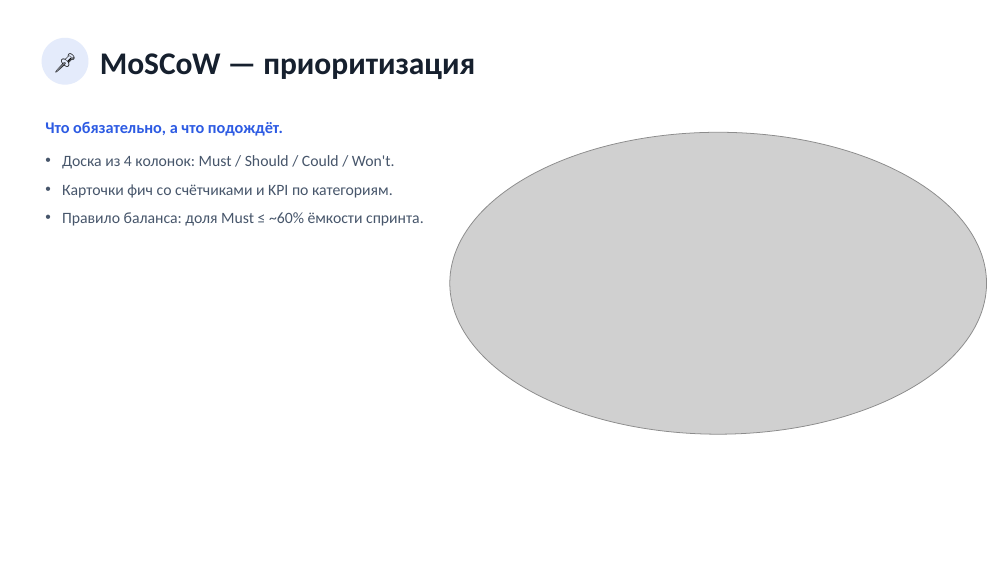
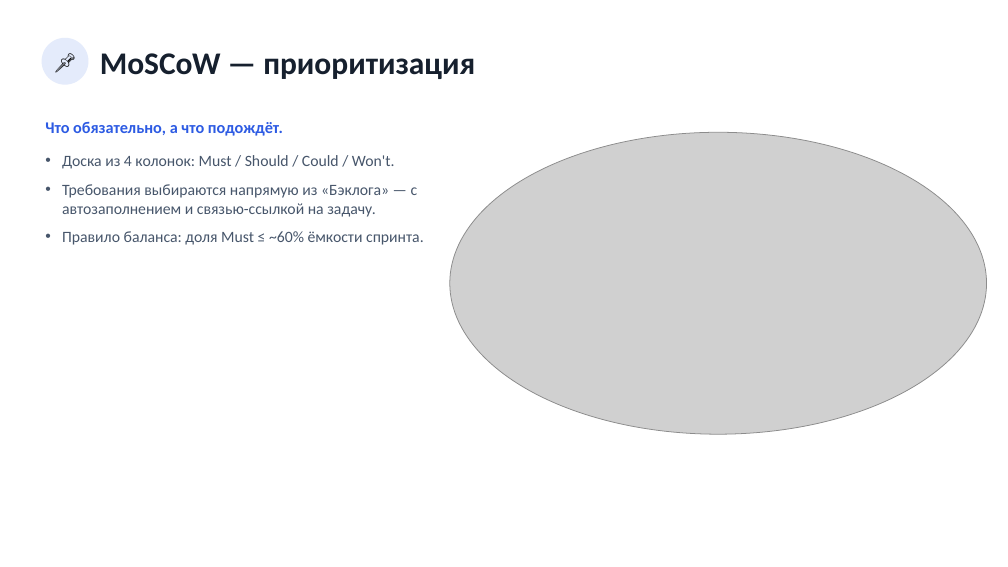
Before and after one commit to neoandrey1985/Planirovanie, a slide deck: slide 7 of Презентация_приложения.pptx. Drawn at 1008x567 pixels with LibreOffice and Linux fonts; fonts in the diff are those of the drawing; grey boxes stand for pictures. Boxes give left, top, right and bottom in pixels: in the first picture for what was removed or moved away, otherwise in the second. Text is boxed around its words. In the diff, an @@ line names an element or a change of style, - is before the commit and + after.

```diff
--- a/Презентация_приложения.pptx
+++ b/Презентация_приложения.pptx
@@ text at (62, 184, 418, 217): text changed @@
-• Карточки фич со счётчиками и KPI по категориям.
+• Требования выбираются напрямую из «Бэклога» — с автозаполнением и связью-ссылкой на задачу.
```
Also in this commit, not shown: 1 other slide changed, 11 other files.
